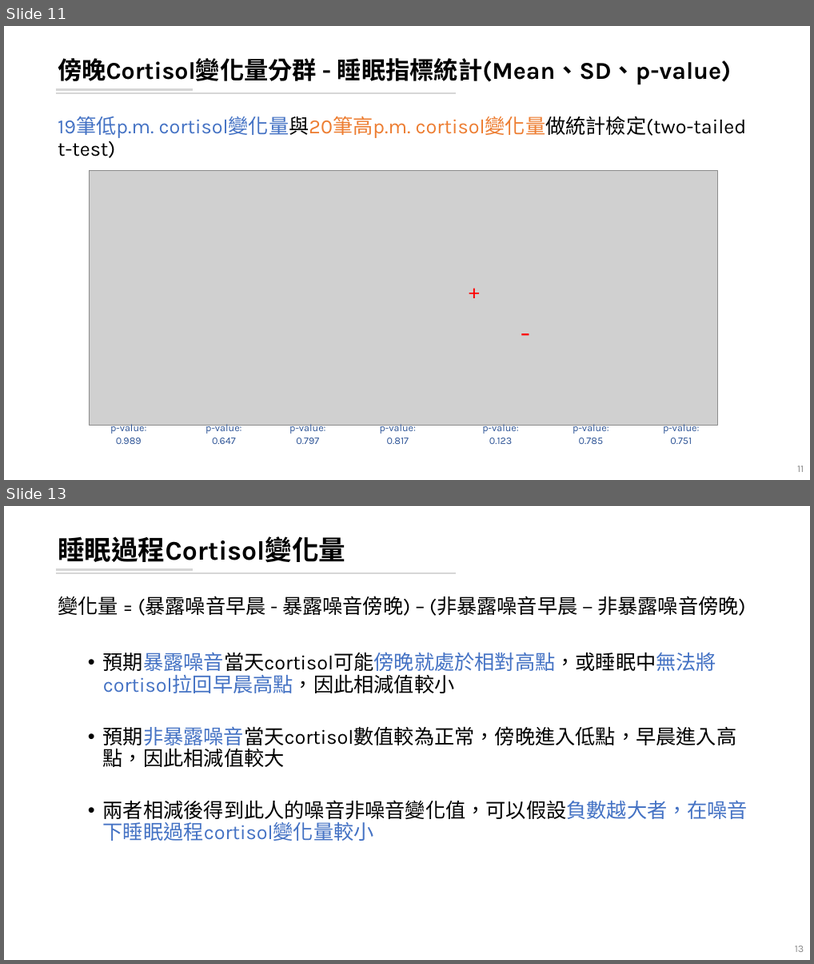
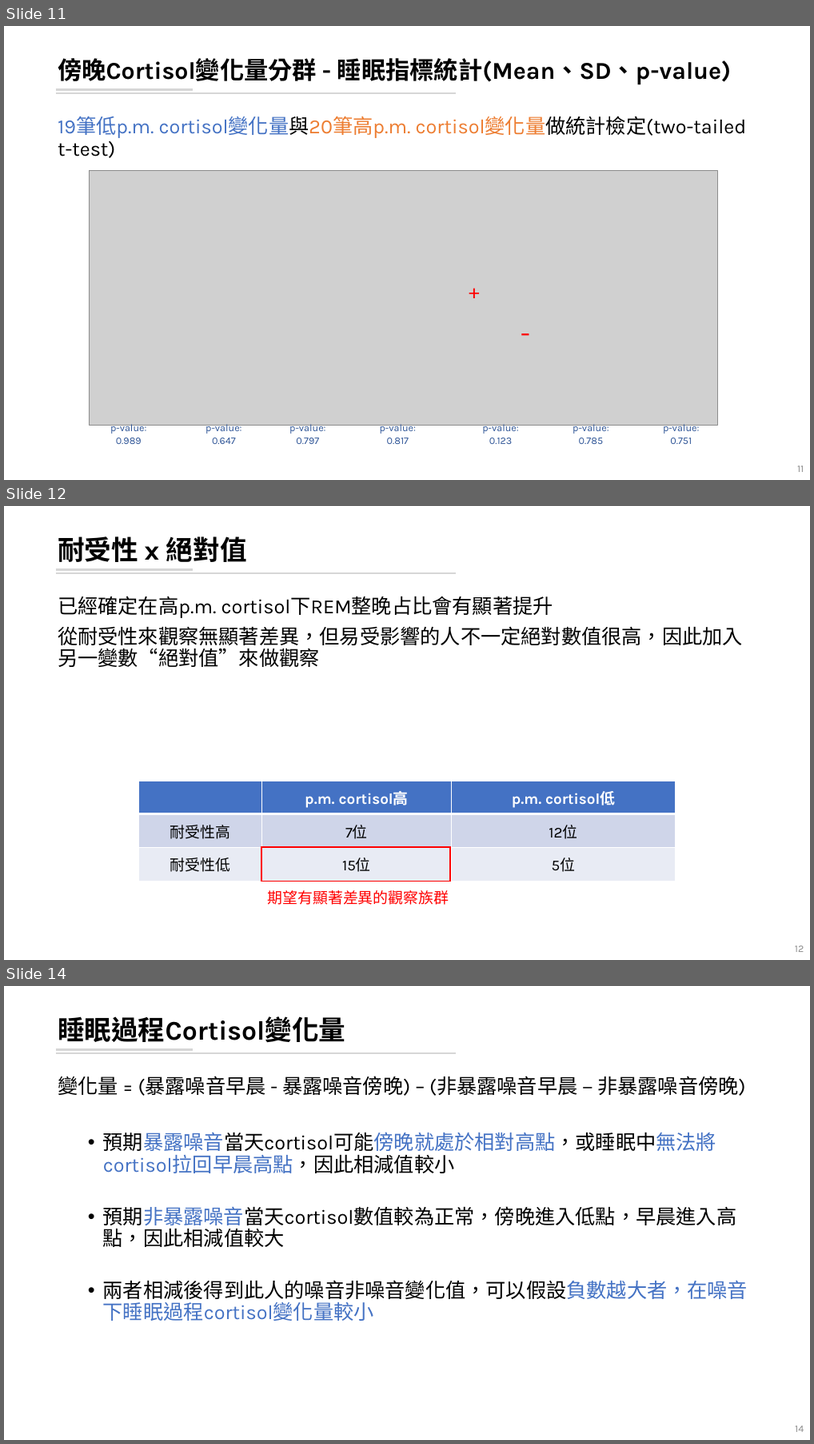
Before and after one commit to leooel97895750/REM_DataMining, a slide deck: 20210807_REM分析.pptx. Shown one above the other, each under a label of ours: slides 11 and 13 before the commit, slides 11, 12 and 14 after it; the slides between them are not shown. The pictures are 814x964 and 814x1444 pixels, drawn with LibreOffice and Linux fonts; fonts in the diff are those of the drawing; grey boxes stand for pictures. Boxes give left, top, right and bottom in pixels: in the first picture for what was removed or moved away, otherwise in the second. Text is boxed around its words. In the diff, an @@ line names an element or a change of style, - is before the commit and + after.

```diff
--- a/20210807_REM分析.pptx
+++ b/20210807_REM分析.pptx
@@ slide 12 added at [4,506,810,960], background #FFFFFF; not listed: 2 template elements that a slide beside it also shows @@
@@ title added at [58,536,247,562], 32 pt, text #000000, bold @@
+耐受性 x 絕對值
@@ text added at [58,596,743,667], 24 pt, text #000000 @@
+已經確定在高p.m. cortisol下REM整晚占比會有顯著提升
+從耐受性來觀察無顯著差異，但易受影響的人不一定絕對數值很高，因此加入另一變數“絕對值”來做觀察
@@ table added at [138,780,676,881], 3 rows, 3 columns @@
+ | p.m. cortisol高 | p.m. cortisol低
+耐受性高 | 7位 | 12位
+耐受性低 | 15位 | 5位
@@ rectangle added at [262,847,450,881], outline #FF0000 1.5 pt @@
@@ text added at [268,890,450,904], 18 pt, text #FF0000 @@
+期望有顯著差異的觀察族群
@@ page number added at [795,945,804,952], 12 pt, text #8C8C8C @@
+12
@@ what was slide 13 is now slide 14 @@
@@ page number at [795,1425,804,1432]: text changed @@
-13
+14
```
Also in this commit, not shown: 3 slides changed, 2 other slides added, 1 slide removed, 1 other file.
